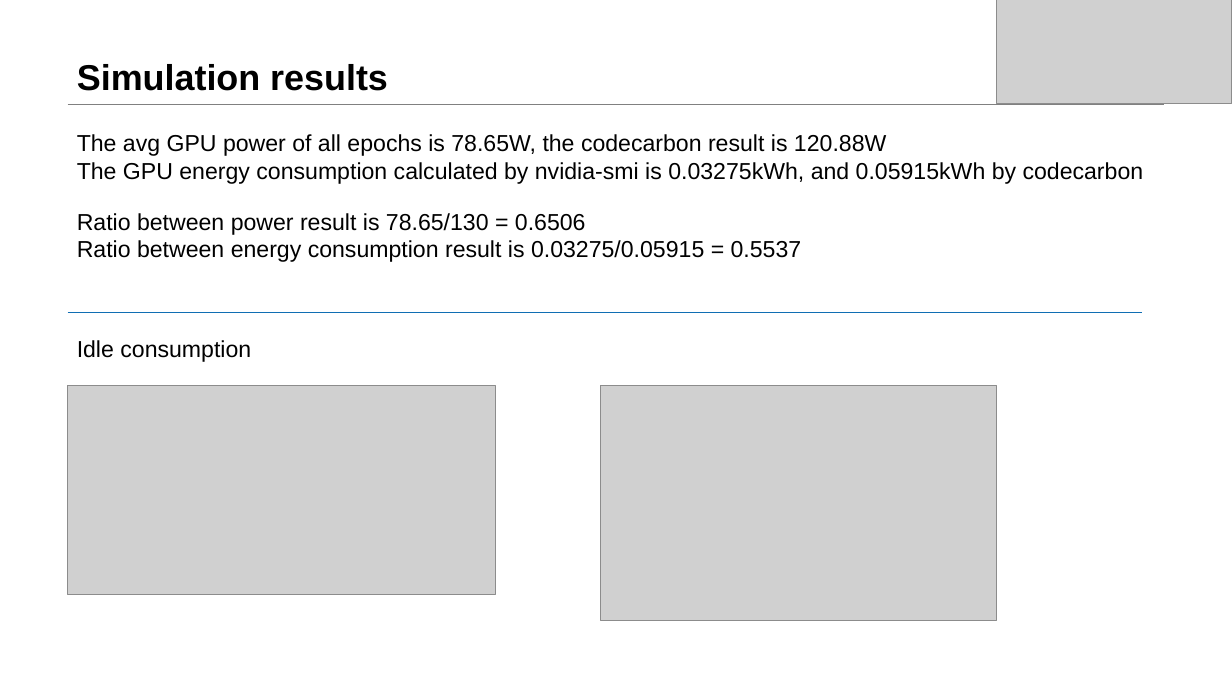
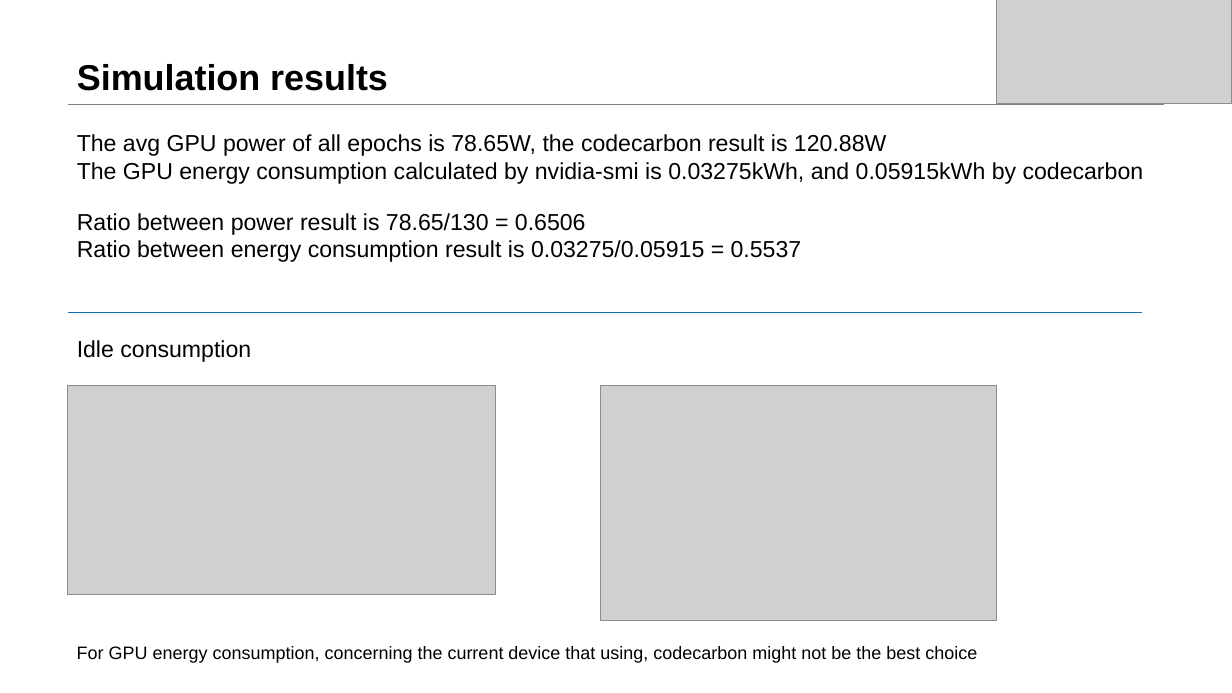
Before and after one commit to dtjgp/GreenAI, a slide deck: slide 10 of presentation/3rd_presentation/GreenAI_3rd.pptx. Drawn at 1232x693 pixels with LibreOffice and Linux fonts; fonts in the diff are those of the drawing; grey boxes stand for pictures. Boxes give left, top, right and bottom in pixels: in the first picture for what was removed or moved away, otherwise in the second. Text is boxed around its words. In the diff, an @@ line names an element or a change of style, - is before the commit and + after.

```diff
--- a/presentation/3rd_presentation/GreenAI_3rd.pptx
+++ b/presentation/3rd_presentation/GreenAI_3rd.pptx
@@ text added at box(77, 646, 977, 663), 14 pt, text #000000 @@
+For GPU energy consumption, concerning the current device that using, codecarbon might not be the best choice
```
Also in this commit, not shown: 2 other slides changed, 2 other files.
